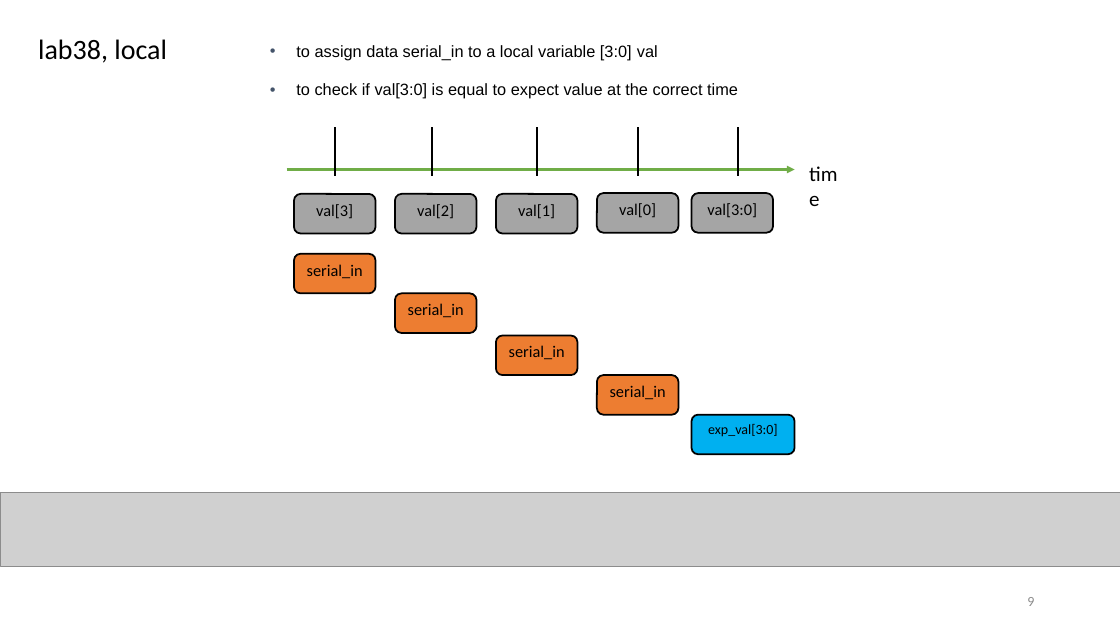
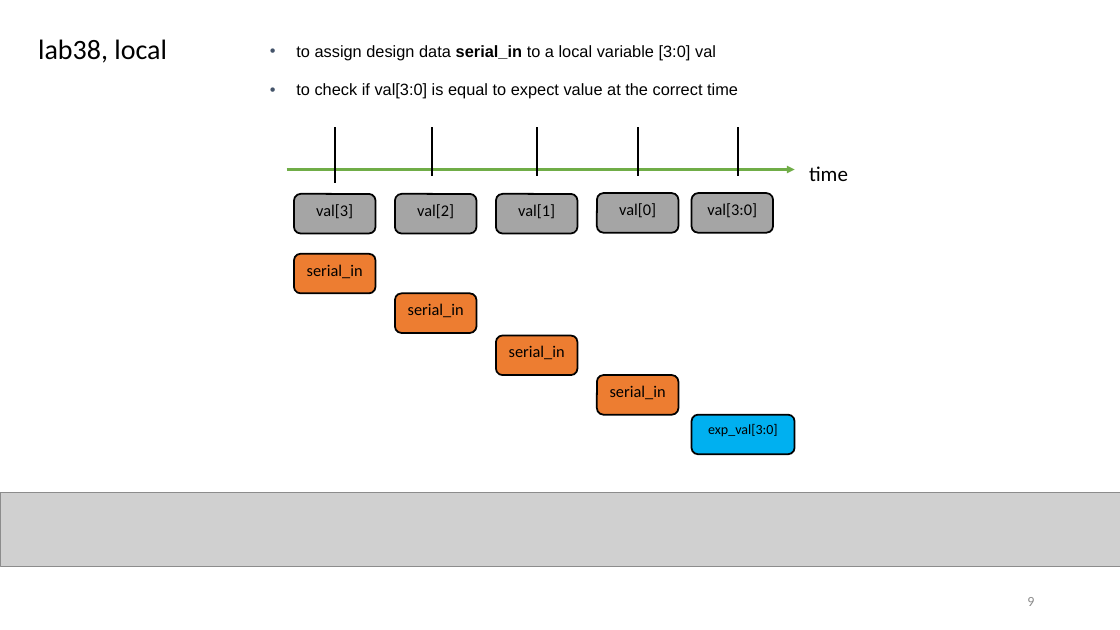
Before and after one commit to r06942072/study_sv, a slide deck: slide 9 of note.pptx. Drawn at 1120x630 pixels with LibreOffice and Linux fonts; fonts in the diff are those of the drawing; grey boxes stand for pictures. Boxes give left, top, right and bottom in pixels: in the first picture for what was removed or moved away, otherwise in the second. Text is boxed around its words. In the diff, an @@ line names an element or a change of style, - is before the commit and + after.

```diff
--- a/note.pptx
+++ b/note.pptx
@@ text at <box>296,45,716,60</box>: text changed @@
-• to assign data serial_in to a local variable [3:0] val
+• to assign design data serial_in to a local variable [3:0] val
@@ line moved from (335, 128) - (335, 176) to (335, 128) - (335, 183) @@
@@ text "time" rewrapped from <box>804,156,855,196</box> to <box>809,166,848,181</box> @@
```
Also in this commit, not shown: 4 other slides changed, 3 other files.
